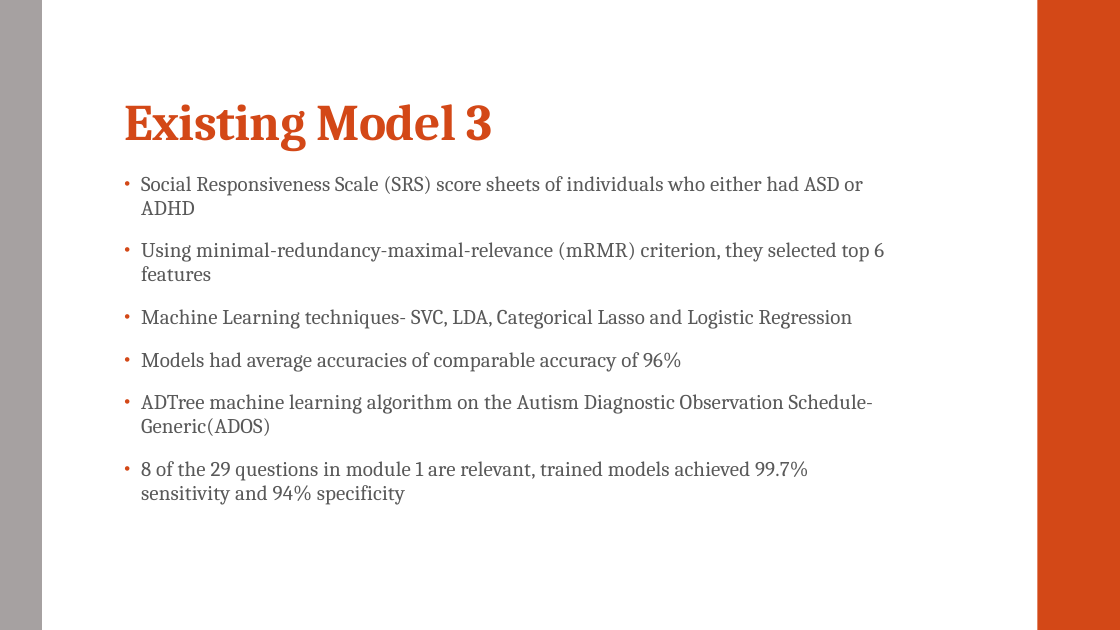
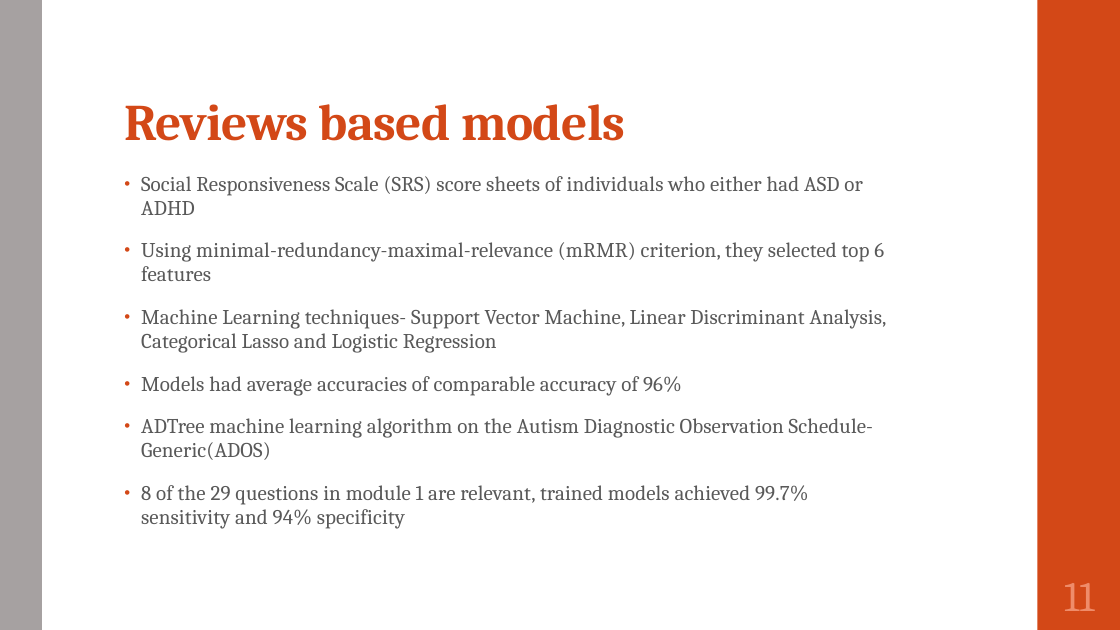
Before and after one commit to SirichandanaSambatur/CADDC, a slide deck: slide 11 of FinalReport.pptx (slide 10 before the commit). Drawn at 1120x630 pixels with LibreOffice and Linux fonts; fonts in the diff are those of the drawing. Boxes give left, top, right and bottom in pixels: in the first picture for what was removed or moved away, otherwise in the second. Text is boxed around its words. In the diff, an @@ line names an element or a change of style, - is before the commit and + after.

```diff
--- a/FinalReport.pptx
+++ b/FinalReport.pptx
@@ title at [124,104,625,141]: text changed @@
-Existing Model 3
+Reviews based models
@@ text at [141,309,887,353]: text changed @@
-• Machine Learning techniques- SVC, LDA, Categorical Lasso and Logistic Regression
+• Machine Learning techniques- Support Vector Machine, Linear Discriminant Analysis, Categorical Lasso and Logistic Regression
@@ page number added at [1064,583,1094,611], 36 pt, text #EF8C6A @@
+11
```
Also in this commit, not shown: 23 other slides changed, 10 slides added, 14 slides removed, 1 other file.
